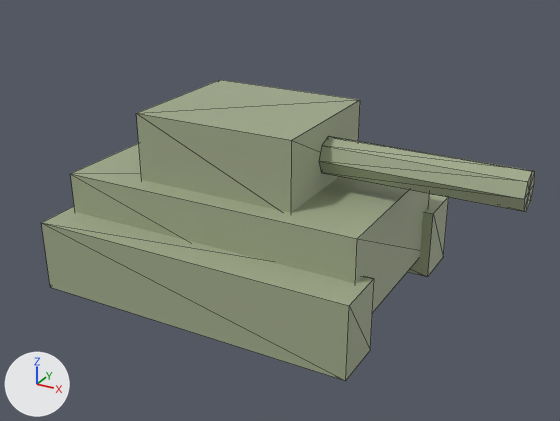
Before and after pictures for a commit that changed the glTF model public/studio/v2.15.0/d_tank/model.glb.
Both versions are drawn from a 50 mm camera at (3.64, -6.06, 3.83) aimed at (0.42, -0.2, 0.9). The lights are fixed; the arrows at lower left show +X, +Y and +Z. The first picture is the older version. Mesh edges are drawn as thin lines. Where no turn or scale is listed for an object, it has been applied to the vertices.

In view in the first picture: 'part0', 'part1', 'part2', 'part3', 'part4'.
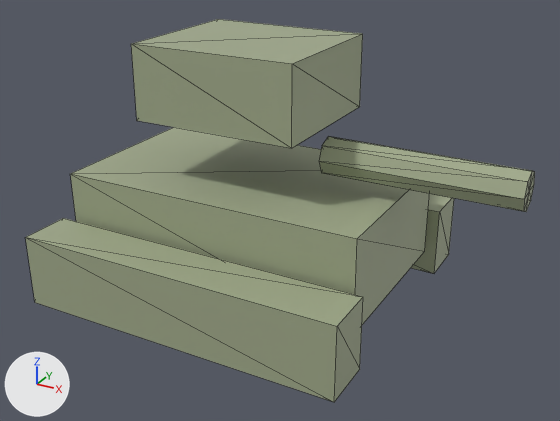
Location of each change, (x1, y1, x2, y2) in pixels of the pictures (560 x 421 px):
'part4', moved
    before: (42, 207, 374, 381)
    after: (25, 218, 363, 402)
'part1', moved
    before: (136, 80, 360, 213)
    after: (131, 19, 363, 148)

Edits to the bpy script that builds the scene:
```text
Change me_geometry_1:
    used by ob_part1; location = (0.0, 0.0, 0.0)
    remove me_geometry_1.from_pydata(...)  # 8 vertices, 12 faces; spans x -0.8..0.8, y -0.7..0.7, z 1.1..1.8
    add me_geometry_1.from_pydata(...)  # 8 vertices, 12 faces; spans x -0.8..0.8, y -0.7..0.7, z 1.73..2.43
    me_geometry_1 part 1: the whole mesh is moved by (0.0, 0.0, 0.63)
Change me_geometry_4:
    used by ob_part4; location = (0.0, 0.0, 0.0)
    remove me_geometry_4.from_pydata(...)  # 8 vertices, 12 faces; spans x -1.6..1.6, y -1.25..-0.75, z 0.05..0.75
    add me_geometry_4.from_pydata(...)  # 8 vertices, 12 faces; spans x -1.6..1.6, y -1.47..-0.97, z -0.01..0.69
    me_geometry_4 part 2: the whole mesh is moved by (0.0, -0.22, -0.06)
```
